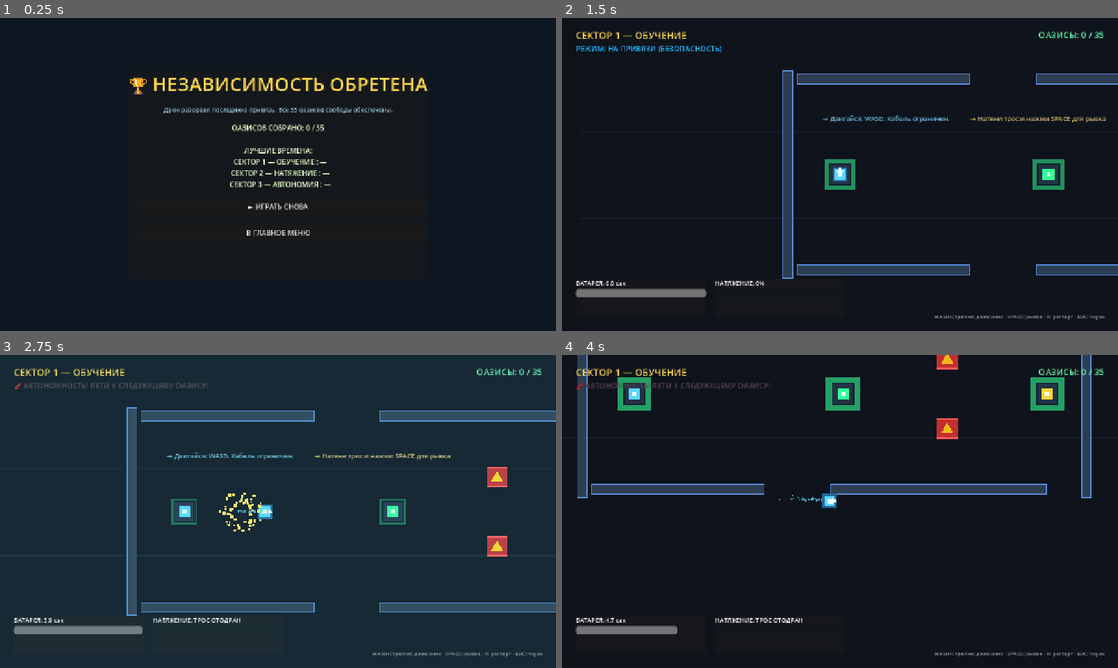
Above: before the commit, frames 1-4 (two rows, left to right).
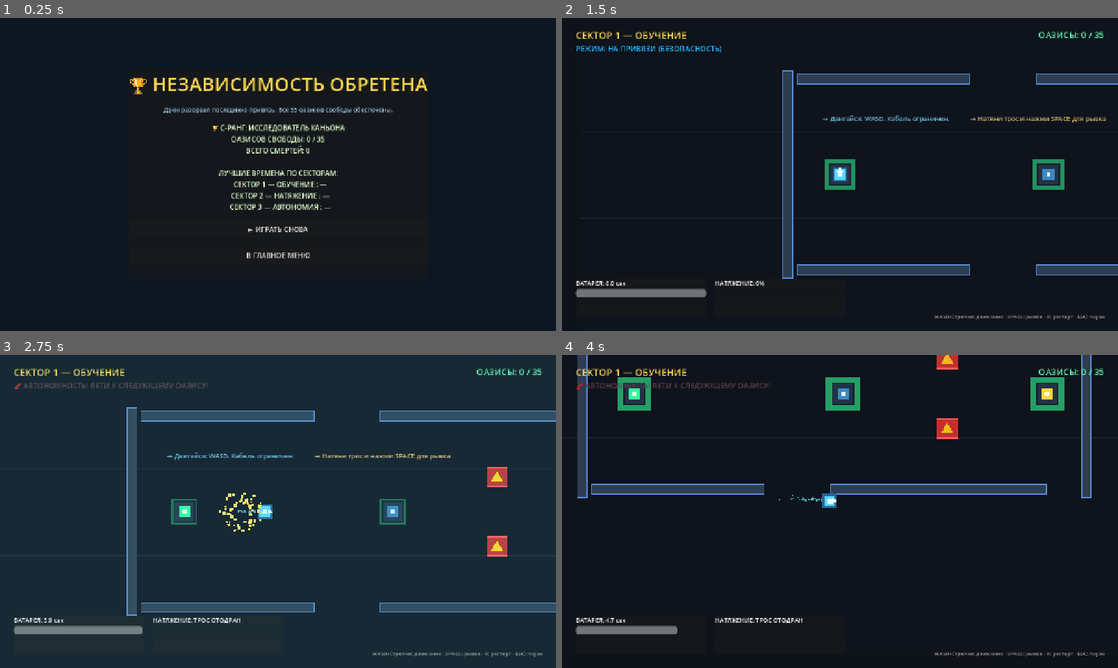
Above: after the commit, the same moments.

Repository: Kyrsadak/35-LVL.-GameJam
Game: Godot game, scene res://game/scenes/ui/VictoryScreen.tscn
Same seed, same stepped clock (60 frames per second), same inputs: the game is played once before the commit and once after it. This scene is started directly instead of the project's main scene.
Inputs:
- Up to frame 1 (0.25 s): no input
- Up to frame 2 (1.5 s): click "В ГЛАВНОЕ МЕНЮ" at 0.5 s; click "► НОВАЯ ИГРА" at 1.25 s
- Up to frame 3 (2.75 s): tap Enter (ui_accept) at 2, 2.1, 2.27, 2.57 s; hold Right (ui_right) from 2.03 s (still down)
- Up to frame 4 (4 s): release Right (ui_right) at 2.78 s; hold Down (ui_down) 2.78-3.53 s; tap Enter (ui_accept) at 2.85, 3.02, 3.32, 3.6 s; hold Right (ui_right) from 3.53 s (still down)

The runs differ from the first frame. In frame 1, 2.3% of the frame differs, in the area x 38-62%, y 34-77%; in frame 2, less than 0.1%; in frame 3, 0.1%; in frame 4, 0.1%.

Commit message:
feat(oases): fix duplicate farming bug, add permanent upgrades from oases and ranking system

Diff:
--- a/outlink/game/scripts/GameManager.gd
+++ b/outlink/game/scripts/GameManager.gd
@@ -1,7 +1,7 @@
 # res://game/scripts/GameManager.gd
 extends Node
 
-## Центральный менеджер: список уровней, прогресс, respawn, победы/поражения.
+## Центральный менеджер: список уровней, прогресс, апгрейды, respawn, победы/поражения.
 ## Реализован как autoload-синглтон.
 
 const LEVELS: Array[String] = [
@@ -14,7 +14,7 @@
 const MAIN_MENU_SCENE := "res://game/scenes/ui/MainMenu.tscn"
 const VICTORY_SCENE := "res://game/scenes/ui/VictoryScreen.tscn"
 
-## Игровой лор: 35 "Оазисов Свободы" — счётчик прогресса
+## Игровой лор: 35 "Оазисов Свободы" — синхронизация Древней Сети
 const TOTAL_OASES: int = 35
 
 var current_level_index: int = 0
@@ -22,6 +22,7 @@
 var best_times: Dictionary = {}      # level_index -> best time (сек)
 var current_level_start_msec: int = 0
 var deaths_current_level: int = 0
+var total_deaths: int = 0
 
 # ссылки на активные объекты уровня
 var player: Node = null
@@ -34,6 +35,29 @@
 	EventBus.socket_reached.connect(_on_socket_reached)
 
 # ---------------------------------------------------------
+# АПГРЕЙДЫ ДРОНА ОТ ОАЗИСОВ СВОБОДЫ (ГЕЙМПЛЕЙНЫЙ СМЫСЛ)
+# ---------------------------------------------------------
+
+func get_battery_bonus() -> float:
+	# Каждые 10 оазисов дают +0.5 сек к запасу автономности!
+	# 10 оазисов = +0.5с, 20 оазисов = +1.0с, 30 оазисов = +1.5с
+	return floorf(float(oases_collected) / 10.0) * 0.5
+
+func get_slingshot_bonus() -> float:
+	# Каждые 10 оазисов увеличивают силу рывка Slingshot на +10%!
+	return floorf(float(oases_collected) / 10.0) * 0.10
+
+func get_rank_title() -> String:
+	if oases_collected >= 35:
+		return "S-РАНГ: ПОВЕЛИТЕЛЬ НЕЗАВИСИМОСТИ (100% СЕТЬ)"
+	elif oases_collected >= 25:
+		return "A-РАНГ: МАСТЕР СВОБОДНОГО ПОЛЁТА"
+	elif oases_collected >= 15:
+		return "B-РАНГ: СТРАННИК ПУСТЫНИ"
+	else:
+		return "C-РАНГ: ИССЛЕДОВАТЕЛЬ КАНЬОНА"
+
+# ---------------------------------------------------------
 # ЗАПУСК И ПРОГРЕСС
 # ---------------------------------------------------------
 
@@ -41,6 +65,7 @@
 	current_level_index = 0
 	oases_collected = 0
 	deaths_current_level = 0
+	total_deaths = 0
 	last_checkpoint_valid = false
 	_load_level(current_level_index)
 
@@ -55,7 +80,6 @@
 		push_error("GameManager: неверный индекс уровня %d" % idx)
 		return
 	current_level_start_msec = Time.get_ticks_msec()
-	# Через deferred, чтобы это работало и из сигналов
 	get_tree().change_scene_to_file.call_deferred(LEVELS[idx])
 
 func restart_current_level() -> void:
@@ -68,7 +92,7 @@
 	get_tree().change_scene_to_file.call_deferred(MAIN_MENU_SCENE)
 
 # ---------------------------------------------------------
-# CHECKPOINT & RESPAWN
+# CHECKPOINT & PROGRESS
 # ---------------------------------------------------------
 
 func set_checkpoint(pos: Vector2) -> void:
@@ -78,21 +102,31 @@
 func register_player(p: Node) -> void:
 	player = p
 
+func add_oases(amount: int) -> void:
+	if amount > 0:
+		var prev_bonus := get_battery_bonus()
+		oases_collected = min(oases_collected + amount, TOTAL_OASES)
+		EventBus.oasis_progress_changed.emit(oases_collected, TOTAL_OASES)
+
+		# Если достигнут новый уровень апгрейда — оповещаем HUD
+		var new_bonus := get_battery_bonus()
+		if new_bonus > prev_bonus:
+			EventBus.request_flash.emit(Color(1.0, 0.9, 0.3, 0.4), 0.3)
+
 func _on_socket_reached(pos: Vector2, progress_value: int) -> void:
 	set_checkpoint(pos)
-	oases_collected = min(oases_collected + progress_value, TOTAL_OASES)
-	EventBus.oasis_progress_changed.emit(oases_collected, TOTAL_OASES)
+	if progress_value > 0:
+		add_oases(progress_value)
 
 func _on_player_died() -> void:
 	deaths_current_level += 1
-	# небольшой delay + вспышка, потом respawn
+	total_deaths += 1
 	EventBus.request_flash.emit(Color(1.0, 0.2, 0.2, 0.55), 0.35)
 	EventBus.request_camera_shake.emit(14.0, 0.35)
 	get_tree().create_timer(0.35, true, false, true).timeout.connect(_do_respawn)
 
 func _do_respawn() -> void:
 	if player == null or not is_instance_valid(player):
-		# Если игрока уже нет — просто рестартим сцену
 		get_tree().reload_current_scene.call_deferred()
 		return
 	if last_checkpoint_valid and player.has_method("respawn_at"):
@@ -109,12 +143,6 @@
 	var elapsed := float(Time.get_ticks_msec() - current_level_start_msec) / 1000.0
 	if not best_times.has(current_level_index) or elapsed < best_times[current_level_index]:
 		best_times[current_level_index] = elapsed
-
-	# Заполним оставшийся прогресс до "все оазисы этого уровня"
-	# (для наглядности счётчика 35/35 в финале)
-	if current_level_index == LEVELS.size() - 1:
-		oases_collected = TOTAL_OASES
-		EventBus.oasis_progress_changed.emit(oases_collected, TOTAL_OASES)
 
 	if current_level_index + 1 >= LEVELS.size():
 		EventBus.game_won.emit()
--- a/outlink/game/scripts/HUD.gd
+++ b/outlink/game/scripts/HUD.gd
@@ -29,13 +29,21 @@
 	EventBus.player_died.connect(_on_player_died)
 	EventBus.player_respawned.connect(_on_player_respawned)
 
-	battery_bar.max_value = 6.0
-	battery_bar.value = 6.0
+	var max_bat := 6.0 + GameManager.get_battery_bonus()
+	battery_bar.max_value = max_bat
+	battery_bar.value = max_bat
 	tension_bar.value = 0.0
 	_set_status("РЕЖИМ: НА ПРИВЯЗИ (БЕЗОПАСНОСТЬ)", Color(0.35, 0.85, 1.0))
-	counter_label.text = "ОАЗИСЫ: %d / %d" % [GameManager.oases_collected, GameManager.TOTAL_OASES]
+	_update_counter_label(GameManager.oases_collected, GameManager.TOTAL_OASES)
 	level_label.text = GameManager.get_level_name(GameManager.current_level_index)
 	flash_rect.color = Color(0, 0, 0, 0)
+
+func _update_counter_label(current: int, total: int) -> void:
+	var bonus_text := ""
+	var bonus_sec := GameManager.get_battery_bonus()
+	if bonus_sec > 0.0:
+		bonus_text = " [+%.1fc]" % bonus_sec
+	counter_label.text = "ОАЗИСЫ: %d / %d%s" % [current, total, bonus_text]
 
 func _on_battery_changed(current: float, max_val: float) -> void:
 	battery_bar.max_value = max_val
@@ -67,18 +75,22 @@
 	tension_label.text = "НАТЯЖЕНИЕ: ТРОС ОТОДРАН"
 	tension_bar.value = 0.0
 
-func _on_socket_reached(_pos: Vector2, _progress_value: int) -> void:
-	_set_status("ПОДЗАРЯДКА / ПРИВЯЗЬ ВОССТАНОВЛЕНА", Color(0.4, 1.0, 0.55))
-	_show_toast("+ ЗАРЯД")
+func _on_socket_reached(_pos: Vector2, progress_value: int) -> void:
+	if progress_value > 0:
+		_set_status("✨ НОВЫЙ ОАЗИС ПРОБУЖДЕН (+%d)!" % progress_value, Color(1.0, 0.9, 0.3))
+		_show_toast("✨ ОАЗИС АКТИВИРОВАН (+%d)" % progress_value)
+	else:
+		_set_status("ПОДЗАРЯДКА / ПРИВЯЗЬ ВОССТАНОВЛЕНА", Color(0.4, 1.0, 0.55))
+		_show_toast("⚡ ЗАРЯД ВОССТАНОВЛЕН")
 
 func _on_level_completed() -> void:
 	_set_status("СЕКТОР ЗАЧИЩЕН! ПЕРЕХОД...", Color(1.0, 0.85, 0.2))
 	_show_toast("СЕКТОР ПРОЙДЕН")
 
 func _on_progress_changed(current: int, total: int) -> void:
-	counter_label.text = "ОАЗИСЫ: %d / %d" % [current, total]
-	counter_label.modulate = Color(0.4, 1.0, 0.55)
-	get_tree().create_timer(0.5).timeout.connect(func():
+	_update_counter_label(current, total)
+	counter_label.modulate = Color(1.0, 0.9, 0.3)
+	get_tree().create_timer(0.6).timeout.connect(func():
 		if is_instance_valid(counter_label):
 			counter_label.modulate = Color(1, 1, 1, 1)
 	)
@@ -106,7 +118,7 @@
 	toast_label.scale = Vector2(1.2, 1.2)
 	_toast_tween = create_tween().set_parallel(true)
 	_toast_tween.tween_property(toast_label, "scale", Vector2(1.0, 1.0), 0.25)
-	_toast_tween.tween_property(toast_label, "modulate:a", 0.0, 1.2).set_delay(0.4)
+	_toast_tween.tween_property(toast_label, "modulate:a", 0.0, 1.2).set_delay(0.5)
 
 func _unhandled_input(event: InputEvent) -> void:
 	if event.is_action_pressed("pause"):
--- a/outlink/game/scripts/Player.gd
+++ b/outlink/game/scripts/Player.gd
@@ -4,7 +4,7 @@
 
 ## Дрон-игрок. FSM: TETHERED (на кабеле) <-> INDEPENDENT (автономность).
 ## В TETHERED — бесконечная энергия, но радиус ограничен.
-## В INDEPENDENT — 6 секунд свободы, потом смерть.
+## В INDEPENDENT — запас батареи (увеличивается от найденных Оазисов Свободы!).
 
 enum State { TETHERED, INDEPENDENT }
 
@@ -38,9 +38,15 @@
 @onready var visual_body: Node2D = $VisualBody
 @onready var direction_pointer: Polygon2D = $DirectionPointer
 
+func get_effective_max_battery() -> float:
+	return max_battery + GameManager.get_battery_bonus()
+
+func get_effective_slingshot_max() -> float:
+	return slingshot_power_max * (1.0 + GameManager.get_slingshot_bonus())
+
 func _ready() -> void:
 	add_to_group("Player")
-	current_battery = max_battery
+	current_battery = get_effective_max_battery()
 	current_socket_pos = global_position
 	alive = true
 
@@ -50,7 +56,7 @@
 
 	# Стартовое состояние — на кабеле
 	current_state = State.TETHERED
-	EventBus.battery_changed.emit(current_battery, max_battery)
+	EventBus.battery_changed.emit(current_battery, get_effective_max_battery())
 	EventBus.tension_changed.emit(0.0)
 
 func _physics_process(delta: float) -> void:
@@ -126,7 +132,7 @@
 
 	# Таймер батареи
 	current_battery -= delta
-	EventBus.battery_changed.emit(current_battery, max_battery)
+	EventBus.battery_changed.emit(current_battery, get_effective_max_battery())
 	if current_battery <= 0.0:
 		die()
 
@@ -136,7 +142,7 @@
 
 func break_tether() -> void:
 	current_state = State.INDEPENDENT
-	current_battery = max_battery
+	current_battery = get_effective_max_battery()
 	tension = 0.0
 	EventBus.tension_changed.emit(0.0)
 
@@ -152,8 +158,8 @@
 	if move_dir != Vector2.ZERO and move_dir.dot(away_from_socket) > 0.2:
 		dir = move_dir
 
-	# Сила рывка пропорциональна натяжению
-	var power: float = lerpf(slingshot_power_min, slingshot_power_max, tension)
+	# Сила рывка пропорциональна натяжению с учетом апгрейда
+	var power: float = lerpf(slingshot_power_min, get_effective_slingshot_max(), tension)
 	dash_velocity = dir * power
 	velocity = dash_velocity
 
@@ -169,14 +175,13 @@
 func attach_to_socket(pos: Vector2, progress_value: int) -> void:
 	current_state = State.TETHERED
 	current_socket_pos = pos
-	current_battery = max_battery
+	current_battery = get_effective_max_battery()
 	dash_velocity = Vector2.ZERO
-	# Небольшая коррекция позиции — притянуться к оазису
 	global_position = pos
 	velocity = Vector2.ZERO
 
 	GameManager.set_checkpoint(pos)
-	EventBus.battery_changed.emit(current_battery, max_battery)
+	EventBus.battery_changed.emit(current_battery, get_effective_max_battery())
 	EventBus.tension_changed.emit(0.0)
 	EventBus.socket_reached.emit(pos, progress_value)
 	EventBus.request_camera_shake.emit(4.0, 0.12)
@@ -195,8 +200,8 @@
 	global_position = pos
 	velocity = Vector2.ZERO
 	dash_velocity = Vector2.ZERO
-	current_battery = max_battery
+	current_battery = get_effective_max_battery()
 	current_state = State.TETHERED
 	current_socket_pos = pos
-	EventBus.battery_changed.emit(current_battery, max_battery)
-	EventBus.tension_changed.emit(0.0)
+	EventBus.battery_changed.emit(current_battery, get_effective_max_battery())
+	EventBus.tension_changed.emit(0.0)
--- a/outlink/game/scripts/Socket.gd
+++ b/outlink/game/scripts/Socket.gd
@@ -4,27 +4,33 @@
 
 ## Оазис / розетка / точка привязи.
 ## Игрок в состоянии INDEPENDENT, попадая сюда, — заново подключается (TETHERED).
-## is_final_goal = true → завершает уровень.
+## Поинты начисляются ТОЛЬКО ОДИН РАЗ при первой активации оазиса (фарм исключен!).
 
 @export_group("Параметры Розетки / Базы")
-@export var is_final_goal: bool = false          ## Финиш уровня
-@export_range(1, 20, 1) var progress_value: int = 5 ## Сколько "оазисов" добавить в счётчик (сумма всех = 35)
-@export var is_starting_anchor: bool = false     ## Первый оазис уровня (игрок к нему уже привязан)
+@export var is_final_goal: bool = false              ## Финиш уровня
+@export_range(1, 20, 1) var progress_value: int = 5 ## Сколько "оазисов" добавить в счётчик при ПЕРВОЙ активации
+@export var is_starting_anchor: bool = false         ## Первый оазис уровня (игрок к нему уже привязан)
 
 @onready var glow_core: Polygon2D = get_node_or_null("GlowCore")
 @onready var glow_ring: Polygon2D = get_node_or_null("GlowRing")
 
+var is_activated: bool = false
 var _pulse_time: float = 0.0
 
 func _ready() -> void:
 	body_entered.connect(_on_body_entered)
+	if is_starting_anchor:
+		is_activated = true
+	_update_visuals()
+
+func _update_visuals() -> void:
 	if glow_core:
 		if is_final_goal:
-			glow_core.color = Color(1.0, 0.85, 0.2, 1.0)
-		elif is_starting_anchor:
-			glow_core.color = Color(0.35, 0.85, 1.0, 1.0)
+			glow_core.color = Color(1.0, 0.85, 0.2, 1.0) # Золото
+		elif is_starting_anchor or is_activated:
+			glow_core.color = Color(0.2, 1.0, 0.6, 1.0) # Ярко-зеленый (активирован)
 		else:
-			glow_core.color = Color(0.2, 1.0, 0.6, 1.0)
+			glow_core.color = Color(0.25, 0.6, 0.85, 0.85) # Спокойный синий (ждет активации)
 
 func _process(delta: float) -> void:
 	_pulse_time += delta
@@ -40,13 +46,22 @@
 	if not (body is Player):
 		return
 	var p := body as Player
+
 	if is_final_goal:
+		if not is_activated:
+			is_activated = true
+			GameManager.add_oases(progress_value)
 		EventBus.level_completed.emit()
-		# Небольшой FX
 		EventBus.request_camera_shake.emit(12.0, 0.4)
 		EventBus.request_hitstop.emit(0.2, 0.3)
 		return
 
 	# Перепривязка ТОЛЬКО если игрок был в автономном режиме
 	if p.current_state == Player.State.INDEPENDENT:
-		p.attach_to_socket(global_position, progress_value)
+		var granted_points: int = 0
+		if not is_activated:
+			is_activated = true
+			granted_points = progress_value
+			_update_visuals()
+
+		p.attach_to_socket(global_position, granted_points)
--- a/outlink/game/scripts/VictoryScreen.gd
+++ b/outlink/game/scripts/VictoryScreen.gd
@@ -1,7 +1,7 @@
 # res://game/scripts/VictoryScreen.gd
 extends Control
 
-## Экран победы: показывает статистику и предлагает вернуться в меню.
+## Экран победы: показывает статистику, финальный ранг и результаты прохождения.
 
 @onready var stats_label: Label = $Panel/VBox/StatsLabel
 @onready var menu_button: Button = $Panel/VBox/MenuButton
@@ -14,9 +14,11 @@
 
 func _build_stats() -> void:
 	var lines: Array[String] = []
-	lines.append("ОАЗИСОВ СОБРАНО: %d / %d" % [GameManager.oases_collected, GameManager.TOTAL_OASES])
+	lines.append("🏆 %s" % GameManager.get_rank_title())
+	lines.append("ОАЗИСОВ СВОБОДЫ: %d / %d" % [GameManager.oases_collected, GameManager.TOTAL_OASES])
+	lines.append("ВСЕГО СМЕРТЕЙ: %d" % GameManager.total_deaths)
 	lines.append("")
-	lines.append("ЛУЧШИЕ ВРЕМЕНА:")
+	lines.append("ЛУЧШИЕ ВРЕМЕНА ПО СЕКТОРАМ:")
 	for i in range(GameManager.LEVELS.size()):
 		if GameManager.best_times.has(i):
 			lines.append("  %s : %s" % [GameManager.get_level_name(i), GameManager.format_time(GameManager.best_times[i])])
Not shown, added: Data/Music/Загрузичный_экран.mp3
